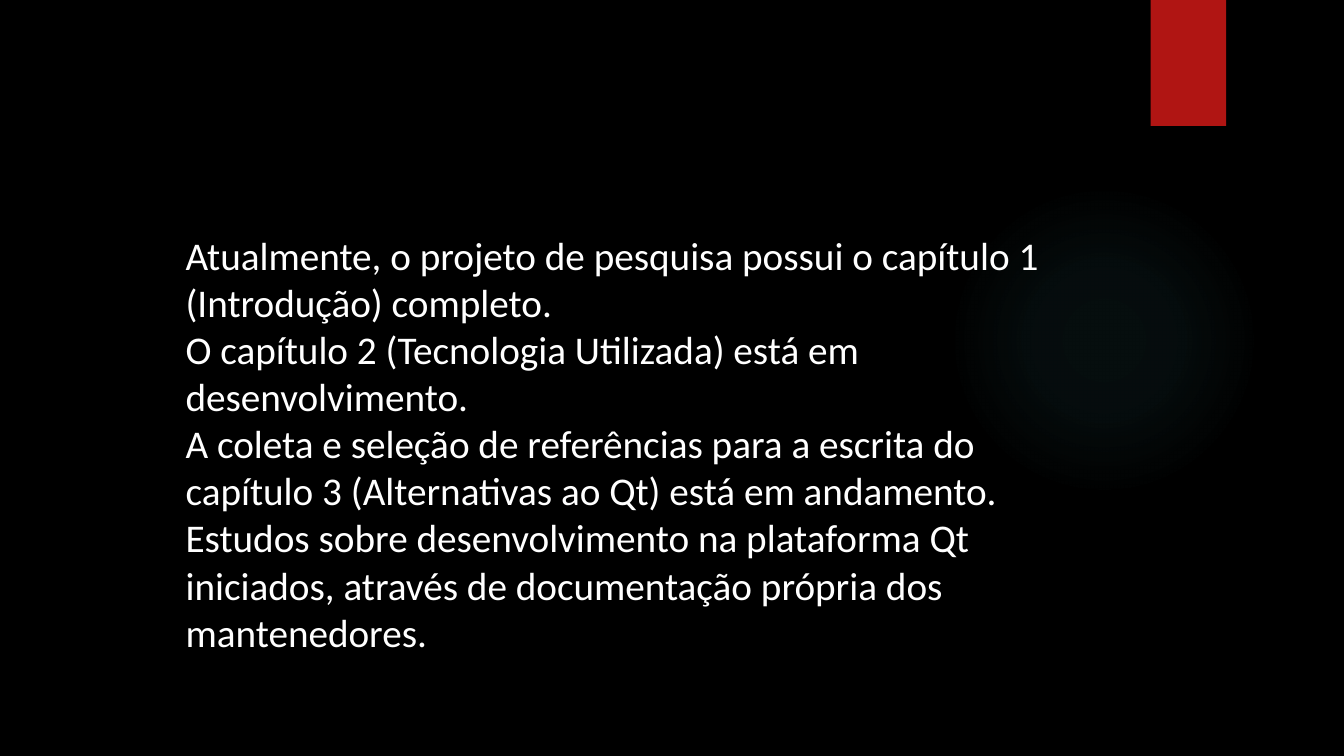
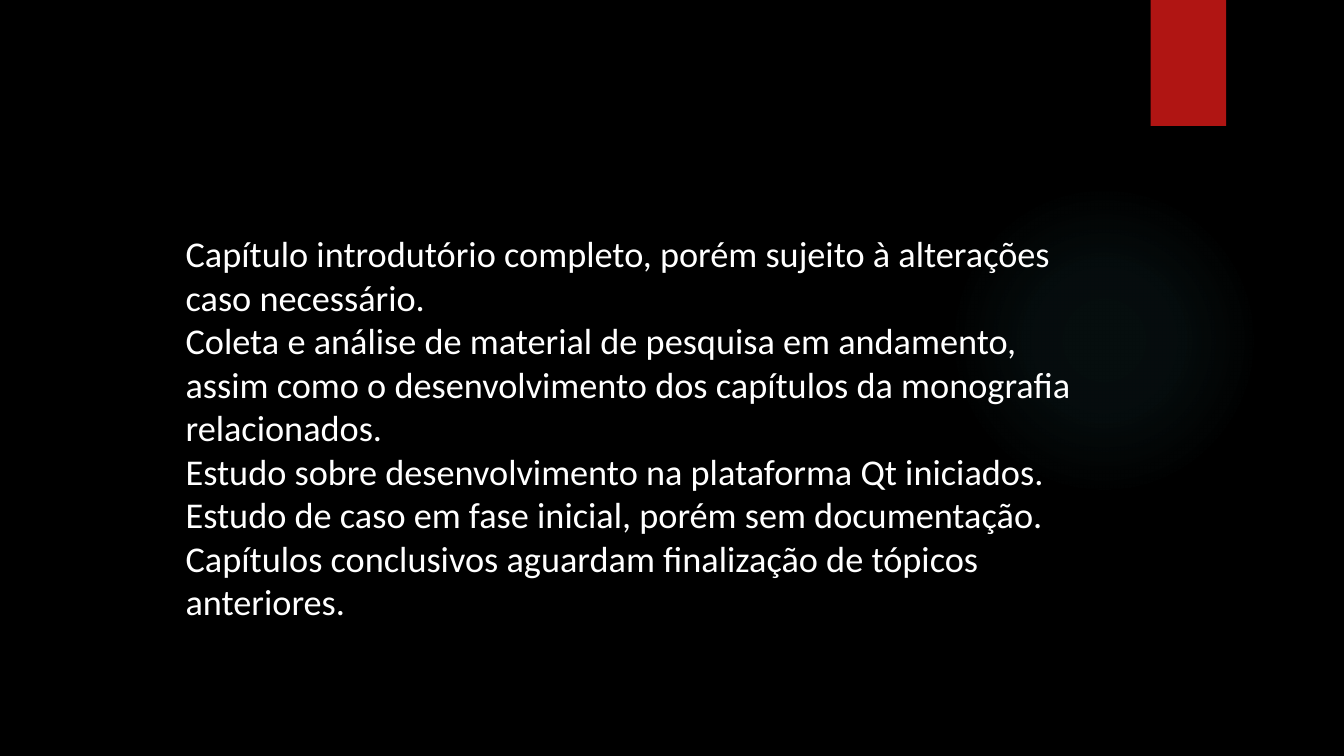
Before and after one commit to ricardopetrere/TCC_FTT, a slide deck: slide 15 of documentos/Apresentação_22_09.pptx (slide 14 before the commit). Drawn at 1344x756 pixels with LibreOffice and Linux fonts; fonts in the diff are those of the drawing; background and template pictures are left out. Boxes give left, top, right and bottom in pixels: in the first picture for what was removed or moved away, otherwise in the second. Text is boxed around its words. In the diff, an @@ line names an element or a change of style, - is before the commit and + after.

Commit message:
22_09: pós-apresentação

```diff
--- a/documentos/Apresentação_22_09.pptx
+++ b/documentos/Apresentação_22_09.pptx
@@ text at (186, 241, 1070, 616): text changed; size 28 to 25.9 pt @@
-• Atualmente, o projeto de pesquisa possui o capítulo 1 (Introdução) completo.
-• O capítulo 2 (Tecnologia Utilizada) está em desenvolvimento.
-• A coleta e seleção de referências para a escrita do capítulo 3 (Alternativas ao Qt) está em andamento.
-• Estudos sobre desenvolvimento na plataforma Qt iniciados, através de documentação própria dos mantenedores.
+• Capítulo introdutório completo, porém sujeito à alterações caso necessário.
+• Coleta e análise de material de pesquisa em andamento, assim como o desenvolvimento dos capítulos da monografia relacionados.
+• Estudo sobre desenvolvimento na plataforma Qt iniciados.
+• Estudo de caso em fase inicial, porém sem documentação.
+• Capítulos conclusivos aguardam finalização de tópicos anteriores.
@@ title at (933, 430, 974, 459): text changed @@
-7. Estado atual do projeto
+7. Estado Atual do Projeto
```
Also in this commit, not shown: 8 other slides changed, 1 slide added, 2 other files.
